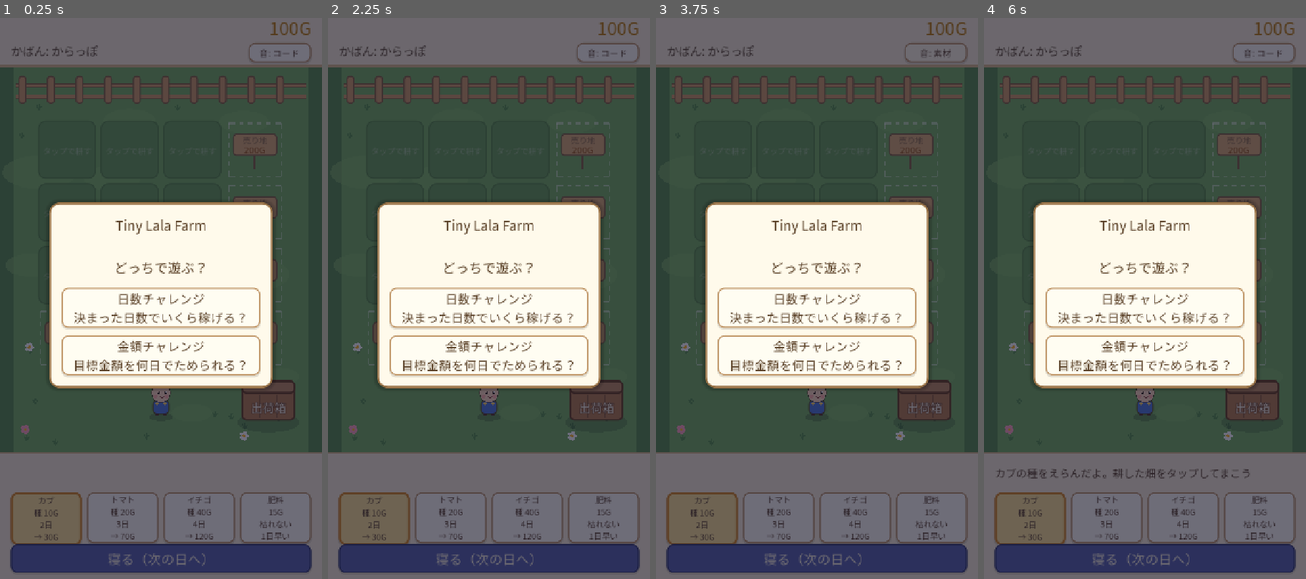
Above: before the commit, frames 1-4 (left to right).
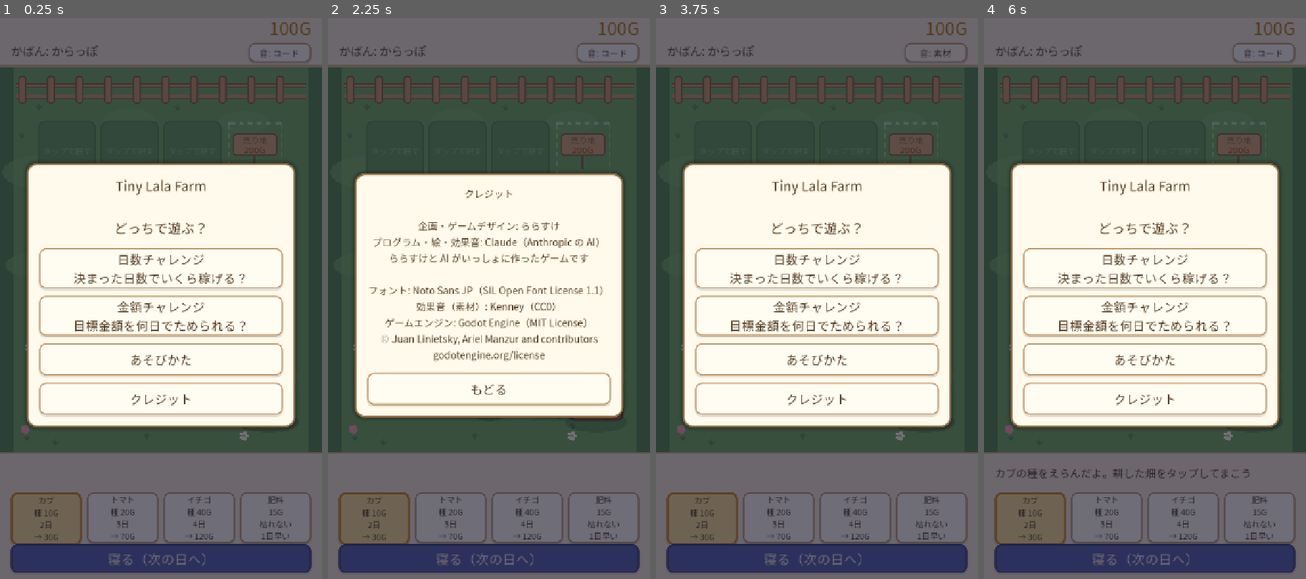
Above: after the commit, the same moments.

Repository: lalalalasuke-jpg/tiny-lala-farm
Game: Godot game, scene res://scenes/main.tscn
Same seed, same stepped clock (60 frames per second), same inputs: the game is played once before the commit and once after it.
Inputs (mouse positions are in pixels of both pictures, inside the frame that each line leads up to):
- Up to frame 1 (0.25 s): no input
- Up to frame 2 (2.25 s): click (489, 360) at 0.5 s, where only the run after the commit has a clickable "あそびかた"; click "もどる" at 1.25 s; click (489, 399) at 2 s, where only the run after the commit has a clickable "クレジット"
- Up to frame 3 (3.75 s): click (817, 388) at 2.75 s, where only the run after the commit has a clickable "もどる"; click "音: コード" at 3.5 s
- Up to frame 4 (6 s): click "音: 素材" at 4.25 s; click "音: なし" at 5 s; click "カブ 種 10G 2日 → 30G" at 5.75 s

The runs differ from the first frame. In frame 1, 23% of the frame differs, in the area x 8-92%, y 25-73%; in frame 2, 20%; in frame 3, 23%; in frame 4, 23%.

Commit message:
投稿の準備: あそびかた・クレジット画面、投稿用zipスクリプト（クレジットとライセンス同梱）、表紙とスクショ、紹介文（日英・AI利用の説明）
Co-Authored-By: Claude Opus 5.5 <noreply@anthropic.com>

Diff:
--- a/project.godot
+++ b/project.godot
@@ -5,7 +5,7 @@
 
 [application]
 
-config/name="tiny-lala-farm"
+config/name="Tiny Lala Farm"
 run/main_scene="res://scenes/main.tscn"
 config/features=PackedStringArray("4.7", "GL Compatibility")
 
--- a/scenes/main.gd
+++ b/scenes/main.gd
@@ -33,6 +33,34 @@
 	"strawberry": {"name": "イチゴ", "seed": 40, "days": 4, "price": 120, "color": Color(0.95, 0.25, 0.35)},
 }
 const SEED_ORDER := ["turnip", "tomato", "strawberry"]
+const HOWTO := """あそびかた
+
+畑をタップすると、歩いていって作業するよ
+耕す → 種まき → 水やり → 収穫
+続けてタップすると順番に作業するよ
+（草をタップすると取り消し）
+
+収穫したものは出荷箱へ。寝るとお金になるよ
+
+水やりを忘れると枯れやすくなるよ
+毎日お世話すると（ハートが目印）
+★品質や2個とれる「当たり」が出やすいよ
+
+肥料: 枯れない＋1日早く育つ
+カブ・トマト・イチゴがそろうと
+「野菜セット」でボーナス
+売り地を買うと畑が広がるよ"""
+const CREDITS := """クレジット
+
+企画・ゲームデザイン: ららすけ
+プログラム・絵・効果音: Claude（Anthropic の AI）
+ららすけと AI がいっしょに作ったゲームです
+
+フォント: Noto Sans JP（SIL Open Font License 1.1）
+効果音（素材）: Kenney（CC0）
+ゲームエンジン: Godot Engine（MIT License）
+© Juan Linietsky, Ariel Manzur and contributors
+godotengine.org/license"""
 const BOX := 99  # 予約の行き先: 出荷箱
 const QUEUE_MAX := 12
 
@@ -106,7 +134,17 @@
 	_show_popup("Tiny Lala Farm\n\nどっちで遊ぶ？", [
 		["日数チャレンジ\n決まった日数でいくら稼げる？", _show_lengths.bind("days")],
 		["金額チャレンジ\n目標金額を何日でためられる？", _show_lengths.bind("goal")],
+		["あそびかた", _show_howto],
+		["クレジット", _show_credits],
 	])
+
+
+func _show_howto() -> void:
+	_show_popup(HOWTO, [["もどる", _show_title]], 22)
+
+
+func _show_credits() -> void:
+	_show_popup(CREDITS, [["もどる", _show_title]], 22)
 
 
 func _show_lengths(m: String) -> void:
@@ -631,8 +669,8 @@
 	fade = _rect(hud, Rect2(0, 0, 720, 1280), Color(0.05, 0.05, 0.15, 0.0))
 
 	popup = PanelContainer.new()
-	popup.position = Vector2(110, 360)
-	popup.custom_minimum_size = Vector2(500, 0)
+	popup.position = Vector2(60, 360)
+	popup.custom_minimum_size = Vector2(600, 0)
 	popup.visible = false
 	popup.theme = theme
 	hud.add_child(popup)
@@ -641,6 +679,8 @@
 	popup.add_child(box)
 	popup_label = Label.new()
 	popup_label.horizontal_alignment = HORIZONTAL_ALIGNMENT_CENTER
+	popup_label.autowrap_mode = TextServer.AUTOWRAP_WORD_SMART
+	popup_label.custom_minimum_size = Vector2(544, 0)  # 600 - 左右の余白28×2
 	popup_label.add_theme_font_size_override("font_size", 30)
 	box.add_child(popup_label)
 	popup_buttons = VBoxContainer.new()
@@ -686,8 +726,9 @@
 
 
 # buttons: [["ボタンの文字", 押したときの Callable], ...]
-func _show_popup(text: String, buttons: Array) -> void:
-	popup_label.text = text
+func _show_popup(text: String, buttons: Array, font_size := 30) -> void:
+	popup_label.text = text.replace("\r", "")  # Windows の改行(CRLF)で行間が倍にならないように
+	popup_label.add_theme_font_size_override("font_size", font_size)
 	for b in popup_buttons.get_children():
 		popup_buttons.remove_child(b)
 		b.queue_free()
--- a/tools/screenshot.gd
+++ b/tools/screenshot.gd
@@ -1,6 +1,6 @@
 extends SceneTree
 # 見た目確認用: 少し遊んだ状態にしてスクショを保存する
-# 使い方: godot --path . --resolution 720x1280 --script res://tools/screenshot.gd -- <出力.png> [title|lengths|grow|result|queue]
+# 使い方: godot --path . --resolution 720x1280 --script res://tools/screenshot.gd -- <出力.png> [title|howto|credits|lengths|grow|result|queue|showcase|cover]
 func _initialize() -> void:
 	_run.call_deferred()
 
@@ -30,7 +30,65 @@
 		print("after=", crops, " queue=", main.queue.size(), " money=", main.money)
 		quit()
 		return
-	if mode == "lengths":  # 長さえらび（result で保存したテスト用のベストが出る）
+	if mode == "showcase" or mode == "cover":  # 投稿ページ用: にぎやかな畑を直接作って撮る
+		main.best_path = "user://test_best.cfg"
+		main._start("days", 30)
+		await create_timer(0.6).timeout
+		main.day = 12
+		main.money = 1840
+		main.bag = {"tomato": 2, "strawberry★": 1}
+		main.shipped = {"turnip": 3}
+		var looks := [
+			["strawberry", 4, true, false, false], ["tomato", 3, true, false, false], ["turnip", 2, true, true, false], ["", 0, false, false, false],
+			["strawberry", 2, true, false, true], ["tomato", 1, false, false, false], ["turnip", 1, true, false, true], ["", 0, false, false, false],
+			["tomato", 3, true, true, false], ["strawberry", 1, true, false, false], ["", 0, true, false, false], ["", 0, false, false, false],
+			["", 0, false, false, false], ["", 0, false, false, false], ["", 0, false, false, false], ["", 0, false, false, false],
+		]
+		for i in 16:
+			var p: Dictionary = main.field.plots[i]
+			var l: Array = looks[i]
+			if i == 3:
+				p.owned = true
+			if not p.owned:
+				continue
+			p.tilled = true
+			p.crop = l[0]
+			p.growth = l[1]
+			p.watered = l[2]
+			p.fert = l[3]
+			p.missed = l[4]
+		main.bought = 1
+		main._refresh()
+		main.say("トマトが2個とれた！出荷箱に持っていこう")
+		main.player.position = Vector2(560, 520)
+		main.player.face = -1.0
+		if mode == "cover":
+			main.get_node("Player").visible = true
+			var title := Label.new()
+			title.text = "Tiny Lala Farm"
+			title.add_theme_font_override("font", load("res://fonts/NotoSansJP-Subset.ttf"))
+			title.add_theme_font_size_override("font_size", 76)
+			title.add_theme_color_override("font_color", Color(1, 0.98, 0.9))
+			title.add_theme_color_override("font_outline_color", Color(0.42, 0.26, 0.13))
+			title.add_theme_constant_override("outline_size", 18)
+			title.position = Vector2(0, 180)
+			title.size = Vector2(720, 110)
+			title.horizontal_alignment = HORIZONTAL_ALIGNMENT_CENTER
+			main.add_child(title)
+		await create_timer(0.3).timeout
+		await RenderingServer.frame_post_draw
+		var img := root.get_texture().get_image()
+		if mode == "cover":  # 630×500（itch.io の表紙）: 畑のまわりを切り取って縮める
+			img = img.get_region(Rect2i(0, 160, 720, 571))
+			img.resize(630, 500, Image.INTERPOLATE_LANCZOS)
+		img.save_png(args[0])
+		quit()
+		return
+	if mode == "howto":
+		main._show_howto()
+	elif mode == "credits":
+		main._show_credits()
+	elif mode == "lengths":  # 長さえらび（result で保存したテスト用のベストが出る）
 		main.best_path = "user://test_best.cfg"
 		main._show_lengths("days")
 	elif mode != "title":
Not shown, added: docs/store/CREDITS.txt
Not shown, added: docs/store/LICENSE-godot.txt
Binary file added: docs/store/images/cover.png
Binary file added: docs/store/images/howto.png
Binary file added: docs/store/images/result.png
Binary file added: docs/store/images/showcase.png
Binary file added: docs/store/images/title.png
Not shown, added: docs/store/page.md
Not shown, added: tools/package_store.ps1
